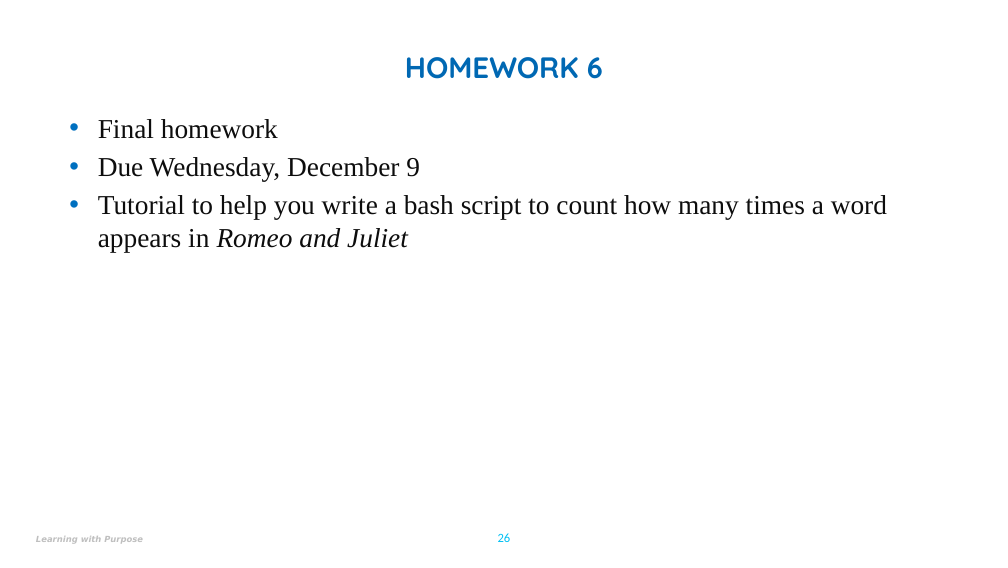
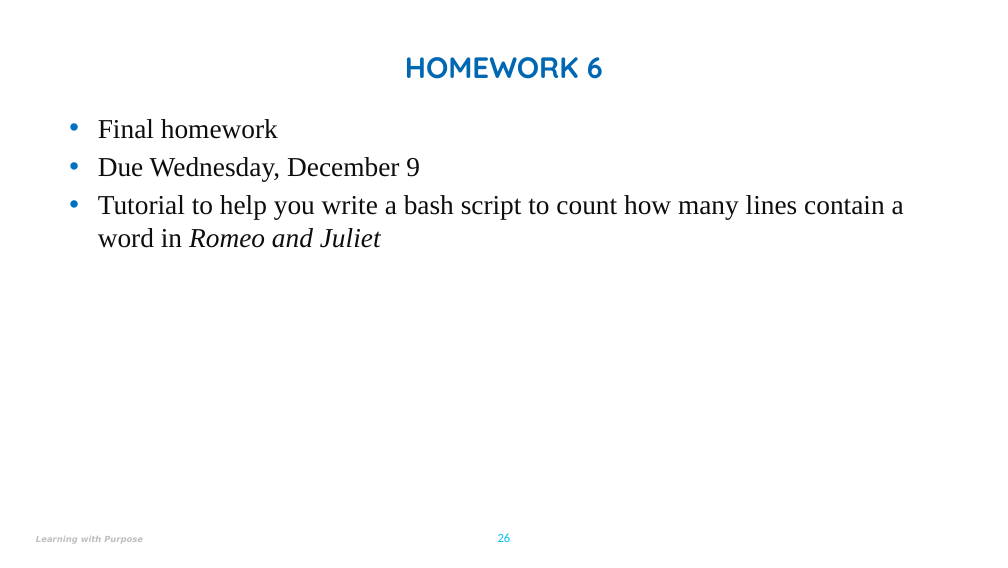
Before and after one commit to jdalyuml/fys-cs, a slide deck: slide 26 of notes/Week12-linux.pptx. Drawn at 1008x568 pixels with LibreOffice and Linux fonts; fonts in the diff are those of the drawing; background and template pictures are left out. Boxes give left, top, right and bottom in pixels: in the first picture for what was removed or moved away, otherwise in the second. Text is boxed around its words. In the diff, an @@ line names an element or a change of style, - is before the commit and + after.

```diff
--- a/notes/Week12-linux.pptx
+++ b/notes/Week12-linux.pptx
@@ text at (x1=98, y1=195, x2=904, y2=248): text changed @@
-• Tutorial to help you write a bash script to count how many times a word appears in Romeo and Juliet
+• Tutorial to help you write a bash script to count how many lines contain a word in Romeo and Juliet
```
Also in this commit, not shown: 1 other slide changed, 3 other files.
